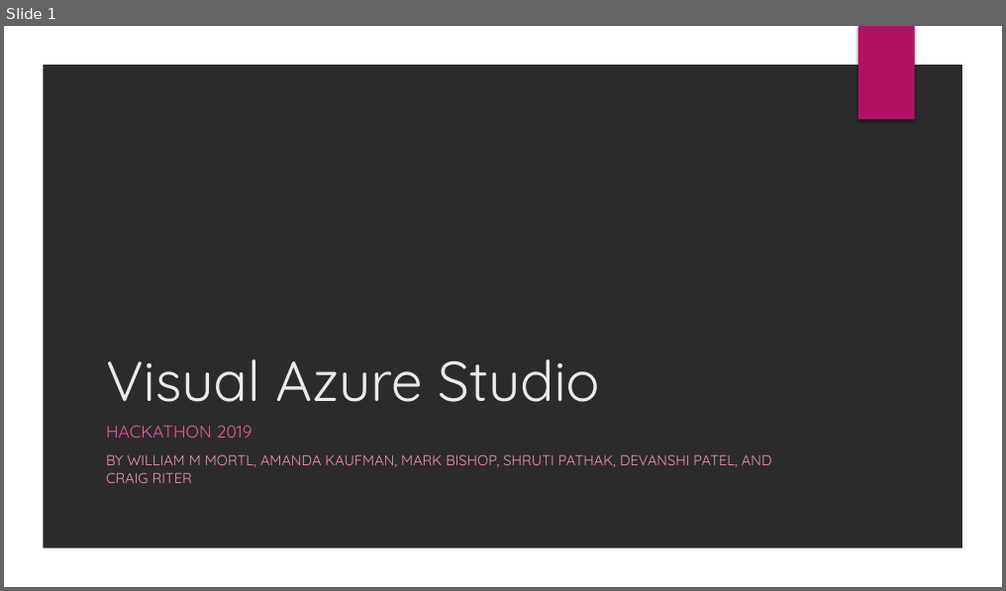
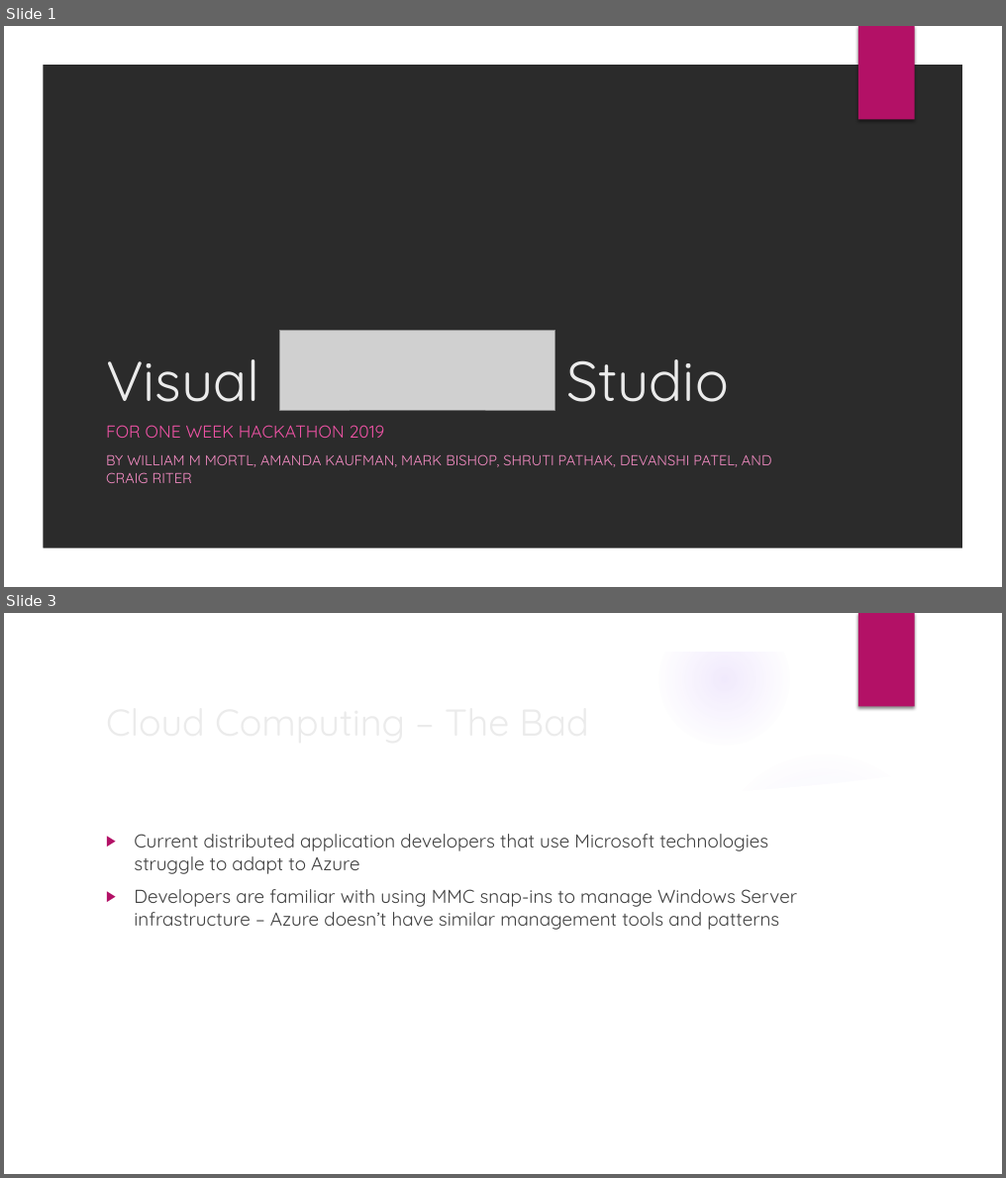
Before and after one commit to WilliamMortlMicrosoft/VisualAzureStudio, a slide deck: doc/VisualAzureStudio.pptx. Shown one above the other, each under a label of ours: slide 1 before the commit, slides 1 and 3 after it; the slides between them are not shown. The pictures are 1006x591 and 1006x1178 pixels, drawn with LibreOffice and Linux fonts; fonts in the diff are those of the drawing; grey boxes stand for pictures; background and template pictures are left out; a plain dark background stands for a picture behind light text. Boxes give left, top, right and bottom in pixels: in the first picture for what was removed or moved away, otherwise in the second. Text is boxed around its words. In the diff, an @@ line names an element or a change of style, - is before the commit and + after.

```diff
--- a/doc/VisualAzureStudio.pptx
+++ b/doc/VisualAzureStudio.pptx
@@ slide 3 added at (4,613,1002,1174), background picture (left out); not listed: 2 template elements that a slide beside it also shows @@
@@ title added at (98,692,816,750), 36 pt, text #EBEBEB @@
+Cloud Computing – The Bad
@@ group added at (4,614,971,1174): 5 ellipses, 2 freeform shapes @@
@@ text added at (134,834,797,930), 18 pt, text #404040 @@
+▶ Current distributed application developers that use Microsoft technologies struggle to adapt to Azure
+▶ Developers are familiar with using MMC snap-ins to manage Windows Server infrastructure – Azure doesn’t have similar management tools and patterns
@@ slide 1 changed as well @@
@@ picture added at (279,331,555,411) @@
@@ title at (106,360,728,402): text changed @@
-Visual Azure Studio
+Visual Studio
@@ subtitle at (106,425,385,438): text changed @@
-HACKATHON 2019
+FOR ONE WEEK HACKATHON 2019
```
Also in this commit, not shown: 9 other slides added, 1 other file.
